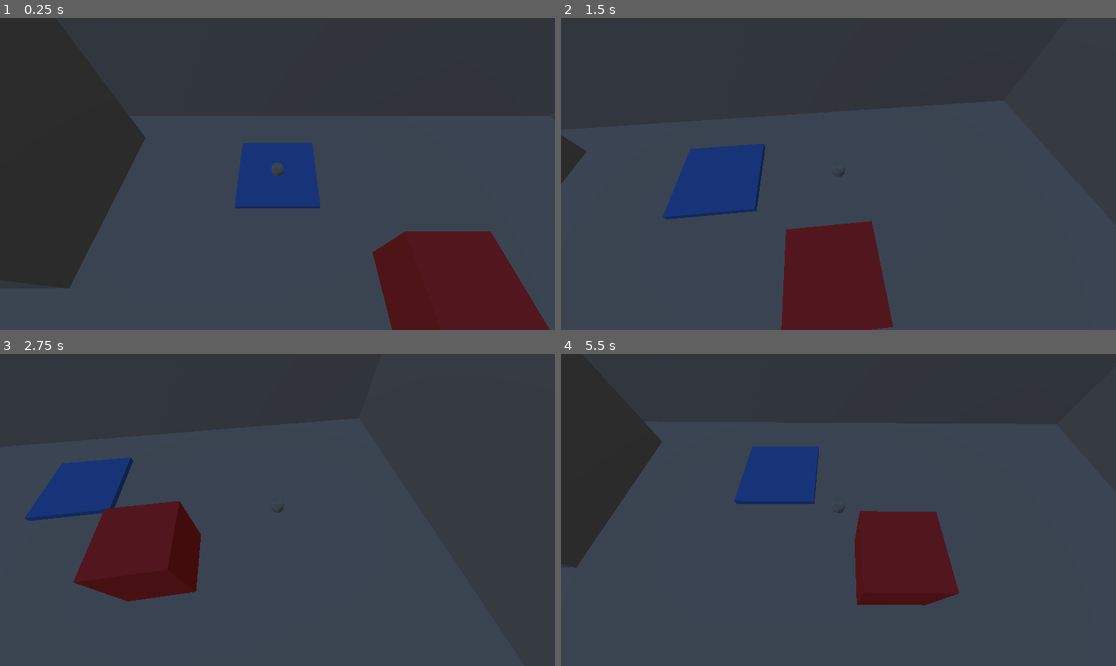
Above: before the commit, frames 1-4 (two rows, left to right).
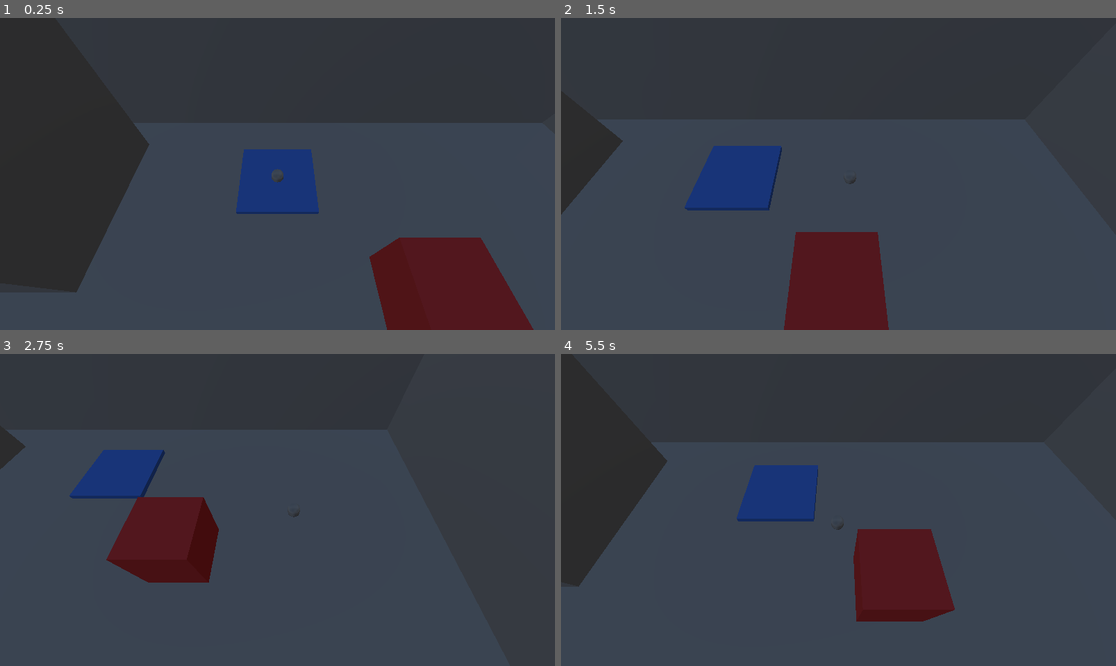
Above: after the commit, the same moments.

Repository: Devansh-Ruia/small-fry
Game: Godot game, scene res://rooms/room_01.tscn
Two runs of this game, one before a commit and one after it. Both use one fixed random seed, a clock stepped at 60 frames per second and the inputs below.
Inputs:
- Up to frame 1 (0.25 s): no input
- Up to frame 2 (1.5 s): hold D (move_right) 0.53-1.28 s; hold Shift (run) 0.53-1.28 s; tap Space (jump) at 0.77 s; hold S (move_back) from 1.28 s (still down); tap Shift (run) at 1.35 s
- Up to frame 3 (2.75 s): tap Space (jump) at 1.52 s; release S (move_back) at 2.03 s; hold D (move_right) from 2.03 s (still down); hold Shift (run) from 2.03 s (still down)
- Up to frame 4 (5.5 s): release D (move_right) at 2.78 s; release Shift (run) at 2.78 s; hold W (move_forward) 2.78-3.53 s; tap Shift (run) at 2.85, 4.35 s; tap Space (jump) at 3.02, 3.77, 4.52 s; hold Shift (run) 3.53-4.28 s; hold A (move_left) 3.53-5.03 s; hold S (move_back) from 5.03 s (still down); hold Shift (run) from 5.03 s (still down)

The runs differ from the first frame. In frame 1, 2.9% of the frame differs, in the area x 8-100%, y 33-100%; in frame 2, 3.9%; in frame 3, 6.1%, in the area x 0-55%, y 29-80%; in frame 4, 5.4%.

Commit message:
Update player controls and camera mechanics; add occluder functionality and texture imports

Diff:
--- a/player/player.gd
+++ b/player/player.gd
@@ -18,21 +18,38 @@
 @export var jump_velocity: float = 2.0
 
 @export_group("Camera")
-## Distance from the player along the camera's line to the ground.
+## Spring-arm length: how far the camera sits from the player when unobstructed.
 @export var camera_distance: float = 4.0
-## Pitch of the camera in degrees. Negative looks down at the player.
+## Pitch of the arm in degrees. Negative looks down at the player.
 @export var camera_angle_deg: float = -55.0
-## How quickly the camera eases toward the player. Higher is stiffer.
+## How quickly the arm eases toward the player. Higher is stiffer.
 @export var camera_follow_smoothing: float = 8.0
 
+@export_group("Occluder fade")
+## Alpha a wall or furniture mesh fades to while it blocks the view.
+@export var occluder_alpha: float = 0.3
+## How fast meshes fade in/out. Higher is snappier; keep it smooth, not a pop.
+@export var occluder_fade_speed: float = 6.0
+
+## Height above the body origin used as the camera anchor and ray target.
+const ANCHOR_HEIGHT: float = 0.15
+## Safety cap on the occluder ray loop.
+const MAX_OCCLUDER_STEPS: int = 8
+
 @onready var _mesh: Node3D = $Mesh
-@onready var _camera: Camera3D = $Camera3D
+@onready var _spring_arm: SpringArm3D = $SpringArm3D
+@onready var _camera: Camera3D = $SpringArm3D/Camera3D
+
+# Meshes currently faded, mapped to their fade material and live alpha.
+var _fading: Dictionary = {}
 
 func _ready() -> void:
-	# The camera lives in world space so it trails the player smoothly instead of
-	# being rigidly welded to the body.
-	_camera.top_level = true
-	_snap_camera()
+	# The arm lives in world space so it trails the player smoothly rather than
+	# being rigidly welded to the body, and ignores the player it is anchored in.
+	_spring_arm.top_level = true
+	_spring_arm.add_excluded_object(get_rid())
+	_spring_arm.global_position = _camera_anchor()
+	_update_spring_arm(1.0)
 
 func _physics_process(delta: float) -> void:
 	_apply_gravity(delta)
@@ -40,7 +57,8 @@
 	_handle_move(delta)
 	move_and_slide()
 	_face_move_direction(delta)
-	_follow_with_camera(delta)
+	_update_spring_arm(delta)
+	_update_occluder_fade(delta)
 
 func _apply_gravity(delta: float) -> void:
 	if not is_on_floor():
@@ -76,19 +94,59 @@
 		var target_yaw: float = atan2(horizontal.x, horizontal.z)
 		_mesh.rotation.y = lerp_angle(_mesh.rotation.y, target_yaw, 12.0 * delta)
 
-func _camera_offset() -> Vector3:
-	# Convert distance + pitch into a fixed offset behind and above the player.
-	var pitch: float = deg_to_rad(camera_angle_deg)
-	var back: float = camera_distance * cos(pitch)
-	var up: float = -camera_distance * sin(pitch)
-	return Vector3(0.0, up, back)
+func _camera_anchor() -> Vector3:
+	return global_position + Vector3(0.0, ANCHOR_HEIGHT, 0.0)
 
-func _snap_camera() -> void:
-	_camera.global_position = global_position + _camera_offset()
-	_camera.look_at(global_position, Vector3.UP)
+func _update_spring_arm(delta: float) -> void:
+	# Ease the arm toward the player; the SpringArm handles collision shortening
+	# so the camera never clips through or leaves the room.
+	var weight: float = clamp(camera_follow_smoothing * delta, 0.0, 1.0)
+	_spring_arm.global_position = _spring_arm.global_position.lerp(_camera_anchor(), weight)
+	# Pitch only, no yaw: the framing stays fixed like the old offset camera.
+	_spring_arm.rotation = Vector3(deg_to_rad(camera_angle_deg), 0.0, 0.0)
+	_spring_arm.spring_length = camera_distance
 
-func _follow_with_camera(delta: float) -> void:
-	var target: Vector3 = global_position + _camera_offset()
-	var weight: float = clamp(camera_follow_smoothing * delta, 0.0, 1.0)
-	_camera.global_position = _camera.global_position.lerp(target, weight)
-	_camera.look_at(global_position, Vector3.UP)
+func _update_occluder_fade(delta: float) -> void:
+	# Walk the ray from the camera to the player, collecting every occluder mesh
+	# in between so more than one can fade at once.
+	var occluding: Dictionary = {}
+	var space := get_world_3d().direct_space_state
+	var from: Vector3 = _camera.global_position
+	var to: Vector3 = _camera_anchor()
+	var exclude: Array[RID] = [get_rid()]
+	for _i in MAX_OCCLUDER_STEPS:
+		var query := PhysicsRayQueryParameters3D.create(from, to)
+		query.exclude = exclude
+		var hit: Dictionary = space.intersect_ray(query)
+		if hit.is_empty():
+			break
+		var node = hit.get("collider")
+		if node is Node and node.is_in_group("occluder"):
+			occluding[node] = true
+		exclude.append(hit.get("rid"))
+
+	# Start tracking any newly-occluding mesh, then move every tracked mesh
+	# toward its target alpha (occluders already tracked fade back to opaque).
+	for node in occluding:
+		if not _fading.has(node):
+			_fading[node] = _make_fade(node)
+	for node in _fading.keys():
+		if not is_instance_valid(node):
+			_fading.erase(node)
+			continue
+		var entry: Dictionary = _fading[node]
+		var target: float = occluder_alpha if occluding.has(node) else 1.0
+		entry.alpha = move_toward(entry.alpha, target, occluder_fade_speed * delta)
+		entry.material.albedo_color.a = entry.alpha
+		if entry.alpha >= 0.999 and not occluding.has(node):
+			# Fully restored: drop the override so the mesh renders as before.
+			node.material_override = null
+			_fading.erase(node)
+
+func _make_fade(node: GeometryInstance3D) -> Dictionary:
+	# Neutral albedo matches the default CSG greybox look; alpha starts opaque.
+	var mat := StandardMaterial3D.new()
+	mat.transparency = BaseMaterial3D.TRANSPARENCY_ALPHA
+	mat.albedo_color = Color(1.0, 1.0, 1.0, 1.0)
+	node.material_override = mat
+	return {"material": mat, "alpha": 1.0}
--- a/player/player.tscn
+++ b/player/player.tscn
@@ -21,5 +21,7 @@
 transform = Transform3D(1, 0, 0, 0, 1, 0, 0, 0, 1, 0, 0.15, 0)
 mesh = SubResource("CapsuleMesh_body")
 
-[node name="Camera3D" type="Camera3D" parent="."]
-transform = Transform3D(1, 0, 0, 0, 1, 0, 0, 0, 1, 0, 3, 2)
+[node name="SpringArm3D" type="SpringArm3D" parent="."]
+spring_length = 4.0
+
+[node name="Camera3D" type="Camera3D" parent="SpringArm3D"]
--- a/rooms/room_01.tscn
+++ b/rooms/room_01.tscn
@@ -35,32 +35,32 @@
 use_collision = true
 size = Vector3(14, 0.5, 14)
 
-[node name="WallNorth" type="CSGBox3D" parent="."]
+[node name="WallNorth" type="CSGBox3D" parent="." groups=["occluder"]]
 transform = Transform3D(1, 0, 0, 0, 1, 0, 0, 0, 1, 0, 2, 7)
 use_collision = true
 size = Vector3(14, 4, 0.5)
 
-[node name="WallSouth" type="CSGBox3D" parent="."]
+[node name="WallSouth" type="CSGBox3D" parent="." groups=["occluder"]]
 transform = Transform3D(1, 0, 0, 0, 1, 0, 0, 0, 1, 0, 2, -7)
 use_collision = true
 size = Vector3(14, 4, 0.5)
 
-[node name="WallEast" type="CSGBox3D" parent="."]
+[node name="WallEast" type="CSGBox3D" parent="." groups=["occluder"]]
 transform = Transform3D(1, 0, 0, 0, 1, 0, 0, 0, 1, 7, 2, 0)
 use_collision = true
 size = Vector3(0.5, 4, 14)
 
-[node name="WallWest" type="CSGBox3D" parent="."]
+[node name="WallWest" type="CSGBox3D" parent="." groups=["occluder"]]
 transform = Transform3D(1, 0, 0, 0, 1, 0, 0, 0, 1, -7, 2, 0)
 use_collision = true
 size = Vector3(0.5, 4, 14)
 
-[node name="DivideLeft" type="CSGBox3D" parent="."]
+[node name="DivideLeft" type="CSGBox3D" parent="." groups=["occluder"]]
 transform = Transform3D(1, 0, 0, 0, 1, 0, 0, 0, 1, -3.6, 2, 0)
 use_collision = true
 size = Vector3(6.8, 4, 0.5)
 
-[node name="DivideRight" type="CSGBox3D" parent="."]
+[node name="DivideRight" type="CSGBox3D" parent="." groups=["occluder"]]
 transform = Transform3D(1, 0, 0, 0, 1, 0, 0, 0, 1, 3.6, 2, 0)
 use_collision = true
 size = Vector3(6.8, 4, 0.5)
@@ -71,17 +71,17 @@
 size = Vector3(1, 1, 1)
 material = SubResource("MatRed")
 
-[node name="FurnitureA" type="CSGBox3D" parent="."]
+[node name="FurnitureA" type="CSGBox3D" parent="." groups=["occluder"]]
 transform = Transform3D(1, 0, 0, 0, 1, 0, 0, 0, 1, -4.5, 1.5, -4.5)
 use_collision = true
 size = Vector3(3, 3, 3)
 
-[node name="FurnitureB" type="CSGBox3D" parent="."]
+[node name="FurnitureB" type="CSGBox3D" parent="." groups=["occluder"]]
 transform = Transform3D(1, 0, 0, 0, 1, 0, 0, 0, 1, 4.5, 2, 4)
 use_collision = true
 size = Vector3(3.5, 4, 3)
 
-[node name="FurnitureC" type="CSGBox3D" parent="."]
+[node name="FurnitureC" type="CSGBox3D" parent="." groups=["occluder"]]
 transform = Transform3D(1, 0, 0, 0, 1, 0, 0, 0, 1, -4.5, 2.5, 4.5)
 use_collision = true
 size = Vector3(3, 5, 3)
Not shown, added: build/web/index.apple-touch-icon.png.import
Not shown, added: build/web/index.icon.png.import
Not shown, added: build/web/index.png.import
Not shown, changed: build/web/index.html
Not shown, changed: build/web/index.pck
